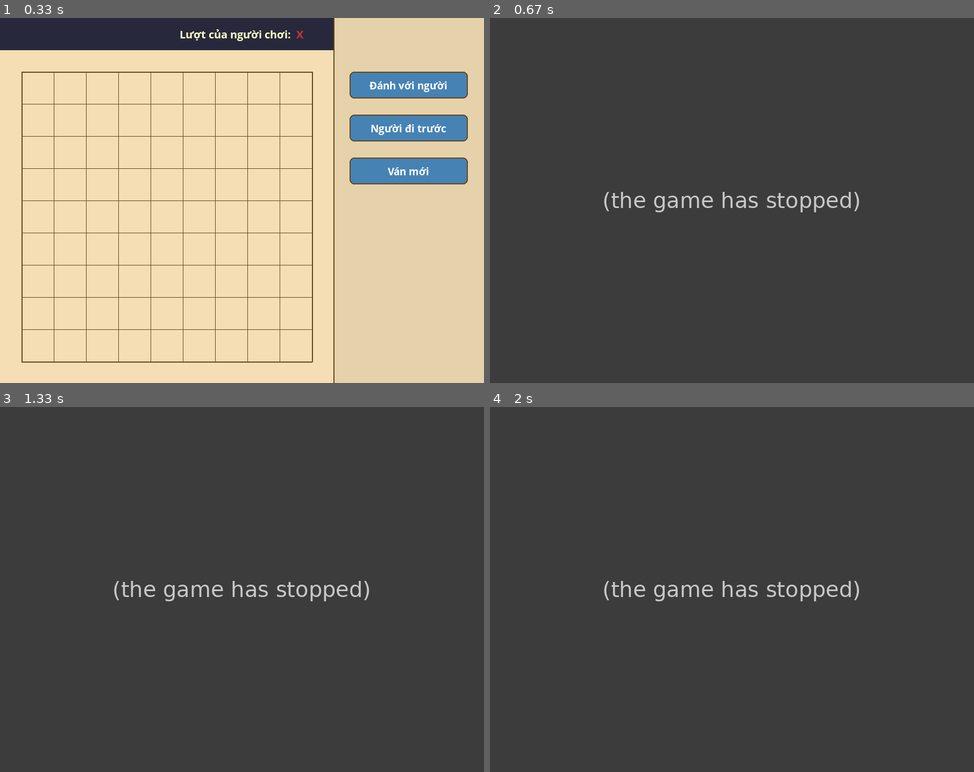
Above: before the commit, frames 1-4 (two rows, left to right).
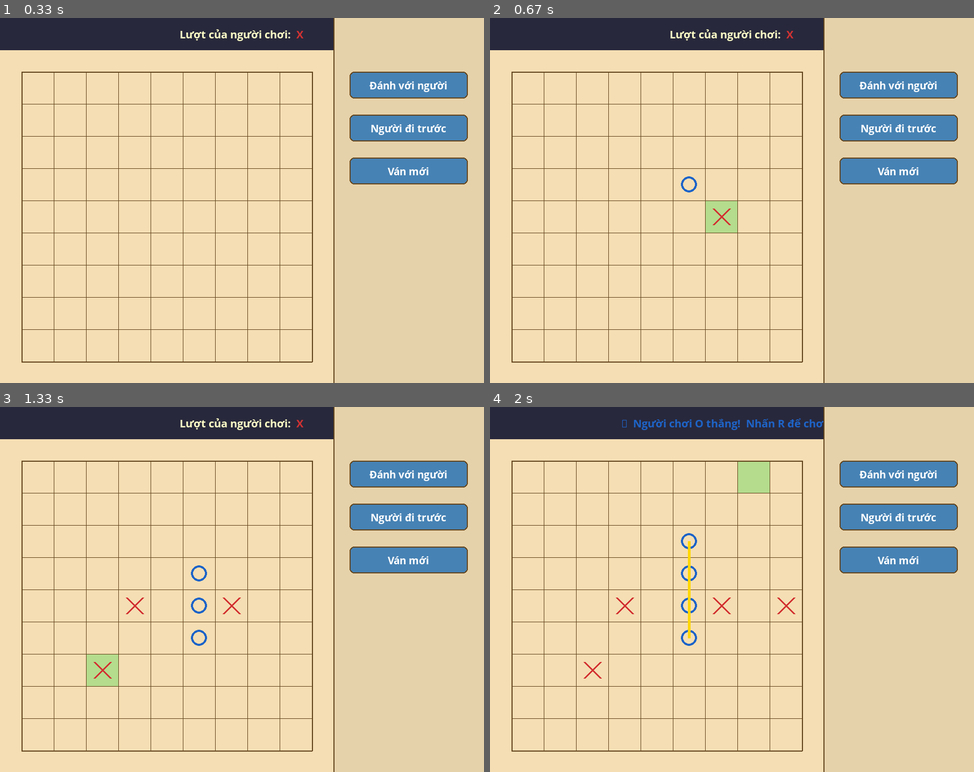
Above: after the commit, the same moments.

Repository: dinhvanduong18/24020100_24020037_24020163_CaroAI
Game: pygame game, started from source_code/main.py
Same seed, same stepped clock (60 frames per second), same inputs: the game is played once before the commit and once after it.
Inputs (mouse positions are in pixels of both pictures, inside the frame that each line leads up to):
- Up to frame 1 (0.33 s): no input
- Up to frame 2 (0.67 s): click (732, 200) at 0.38 s
- Up to frame 3 (1.33 s): click (125, 593) at 0.72 s; click (91, 677) at 1.05 s
- Up to frame 4 (2 s): click (790, 622) at 1.38 s; click (741, 465) at 1.72 s

Frame 1 is identical in both runs. In frame 2, 94% of the frame differs, in the area x 0-100%, y 0-100%; in frame 3, 94%; in frame 4, 94%.
Error before the commit: NameError: name 'defense_score' is not defined (minimax.py line 118); the game stopped at 0.43 s (later frames are placeholders)

Commit message:
sua loi ai

Diff:
--- a/source_code/ai/minimax.py
+++ b/source_code/ai/minimax.py
@@ -97,11 +97,8 @@
             max_eval = -float('inf')
             for r, c in moves:
                 board.make_move(r, c, self.MACHINE)
-                attack_score = self.evaluator.evaluate_local(board.grid, r, c)
 
-                move_score = attack_score - defense_score
-
-                eval_score = self._minimax_rec(board, depth - 1, False, current_score + move_score, r, c, game_logic, alpha, beta)
+                eval_score = self._minimax_rec(board, depth - 1, False, current_score, r, c, game_logic, alpha, beta)
                 board.undo_move(r, c)
                 max_eval = max(max_eval, eval_score)
                 alpha = max(alpha, eval_score)
@@ -113,11 +110,8 @@
             min_eval = float('inf')
             for r, c in moves:
                 board.make_move(r, c, self.PLAYER)
-                attack_score = self.evaluator.evaluate_local(board.grid, r, c)
 
-                move_score = attack_score - defense_score
-
-                eval_score = self._minimax_rec(board, depth - 1, True, current_score + move_score, r, c, game_logic, alpha, beta)
+                eval_score = self._minimax_rec(board, depth - 1, True, current_score, r, c, game_logic, alpha, beta)
                 board.undo_move(r, c)
                 min_eval = min(min_eval, eval_score)
                 beta = min(beta, eval_score)
